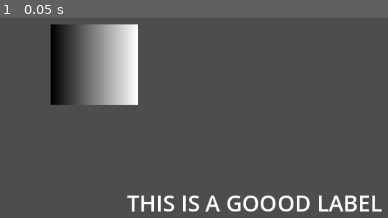
Above: before the commit, frame 1.
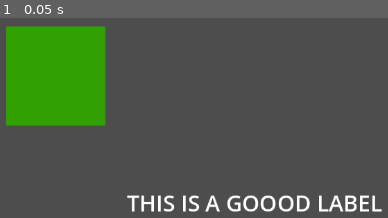
Above: after the commit, the same moment.

Repository: ericvennemeyer/gdtv_githubsampleproject
Game: Godot game, scene res://world.tscn
Same seed, same stepped clock (60 frames per second), same inputs: the game is played once before the commit and once after it.
Inputs:
- Up to frame 1 (0.05 s): no input

The runs differ from the first frame. In frame 1, 16% of the frame differs, in the area x 1-36%, y 3-54%.

Commit message:
Delete PinkSquare, add green ColorRect

Diff:
--- a/world.tscn
+++ b/world.tscn
@@ -1,12 +1,7 @@
-[gd_scene load_steps=4 format=3 uid="uid://c4y7mvbryhf0g"]
+[gd_scene load_steps=2 format=3 uid="uid://c4y7mvbryhf0g"]
 
 [sub_resource type="LabelSettings" id="LabelSettings_uc7nt"]
 font_size = 32
-
-[sub_resource type="Gradient" id="Gradient_w8xxq"]
-
-[sub_resource type="GradientTexture2D" id="GradientTexture2D_pamu6"]
-gradient = SubResource("Gradient_w8xxq")
 
 [node name="World" type="Node2D"]
 
@@ -28,9 +23,9 @@
 text = "THIS IS A GOOOD LABEL"
 label_settings = SubResource("LabelSettings_uc7nt")
 
-[node name="PinkSquare" type="TextureRect" parent="."]
-offset_left = 282.0
-offset_top = 67.0
-offset_right = 408.0
-offset_bottom = 183.0
-texture = SubResource("GradientTexture2D_pamu6")
+[node name="ColorRect" type="ColorRect" parent="."]
+offset_left = 218.0
+offset_top = 70.0
+offset_right = 361.0
+offset_bottom = 213.0
+color = Color(0.189, 0.63, 0, 1)
